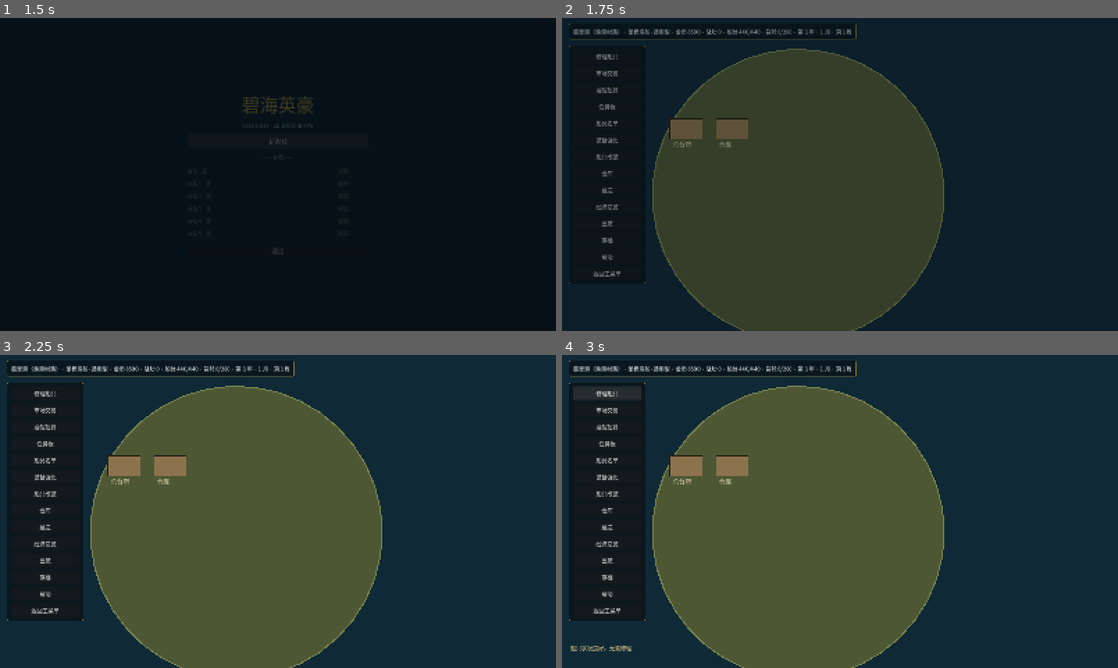
Above: before the commit, frames 1-4 (two rows, left to right).
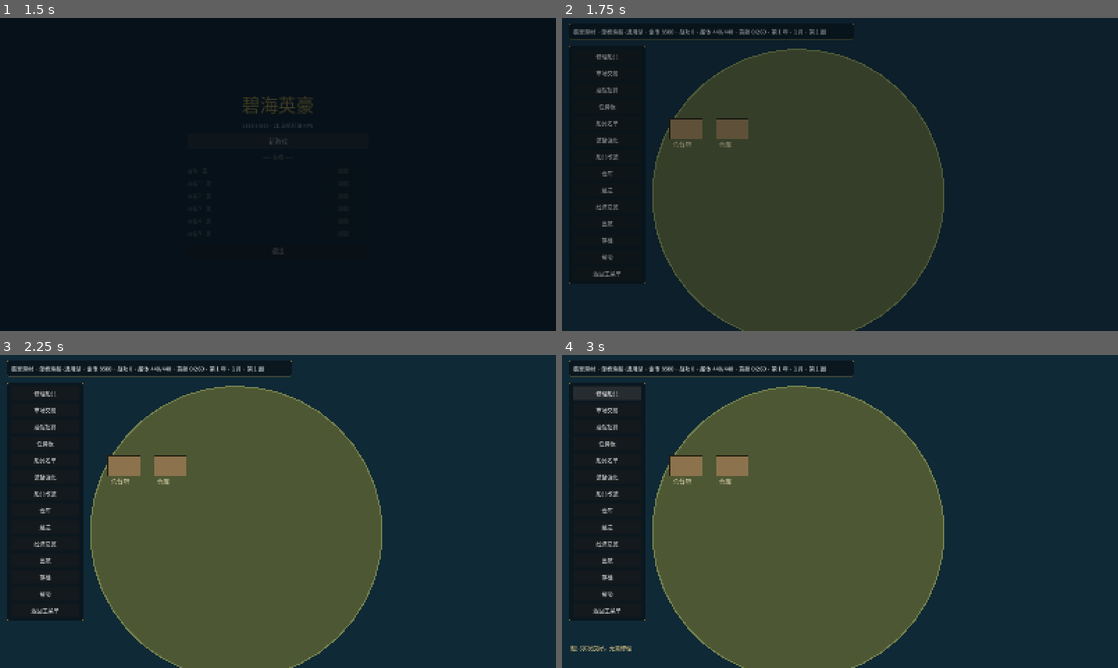
Above: after the commit, the same moments.

Repository: lucifermbbgh/OceanHero
Game: Godot game, scene res://scenes/main.tscn
Same seed, same stepped clock (60 frames per second), same inputs: the game is played once before the commit and once after it.
Inputs (mouse positions are in pixels of both pictures, inside the frame that each line leads up to):
- Up to frame 1 (1.5 s): tap Enter at 0.5 s; move the mouse to (400, 158) at 0.52 s; hold D (steer_right) 0.53-1.25 s; tap B at 0.6 s; click (400, 158) at 0.67 s; tap Space at 0.77 s; click "新游戏" at 1.25 s
- Up to frame 2 (1.75 s): no input
- Up to frame 3 (2.25 s): drag from (166, 527) to (250, 574) at 2.02 s
- Up to frame 4 (3 s): click "修理船只" at 2.75 s

Frame 1 is identical in both runs. In frame 2, 0.5% of the frame differs, in the area x 5-53%, y 1-8%; in frame 3, 0.6%; in frame 4, 0.6%.

Commit message:
fix(1.2.2): 顶栏港口名改为当前访问城镇

Diff:
--- a/scripts/base/base_scene.gd
+++ b/scripts/base/base_scene.gd
@@ -513,8 +513,8 @@
 	var st: Dictionary = GameState.stats()
 	var hull_max := float(st.get("hull_max", 400.0))
 	var hull := GameState.hull_hp if GameState.hull_hp >= 0.0 else hull_max
-	status_label.text = "翡翠港（%s）· %s·%s · 金币 %d · 战功 %d · 船体 %.0f/%.0f · 货舱 %.0f/%.0f · %s" % [
-		GameState.home_port_name(),
+	status_label.text = "%s · %s·%s · 金币 %d · 战功 %d · 船体 %.0f/%.0f · 货舱 %.0f/%.0f · %s" % [
+		GameState.visit_port_name(),
 		def.display_name, String(st.get("variant_name", "")), GameState.gold, GameState.commendation,
 		hull, hull_max, GameState.cargo_used(), float(GameState.cargo_capacity()), TimeService.date_text(),
 	]
Binary file added: docs/screenshots/55-island-town.png
